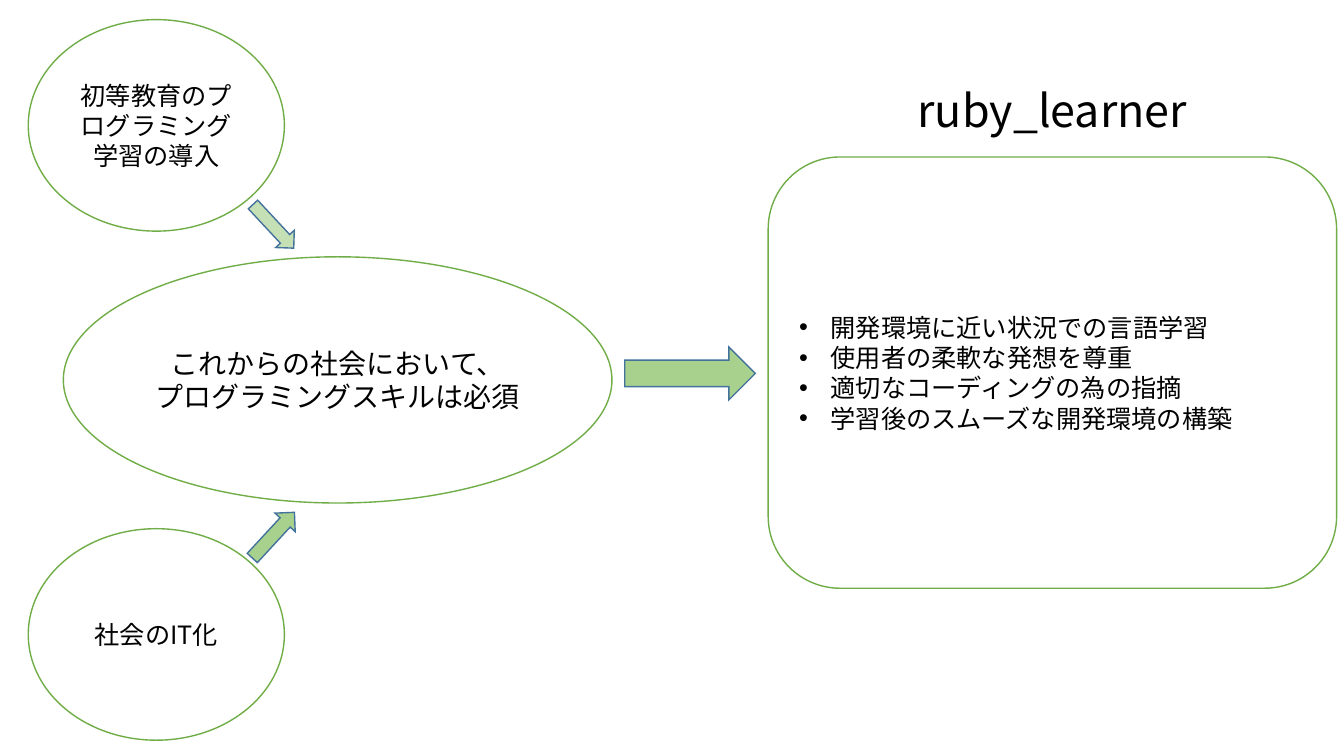
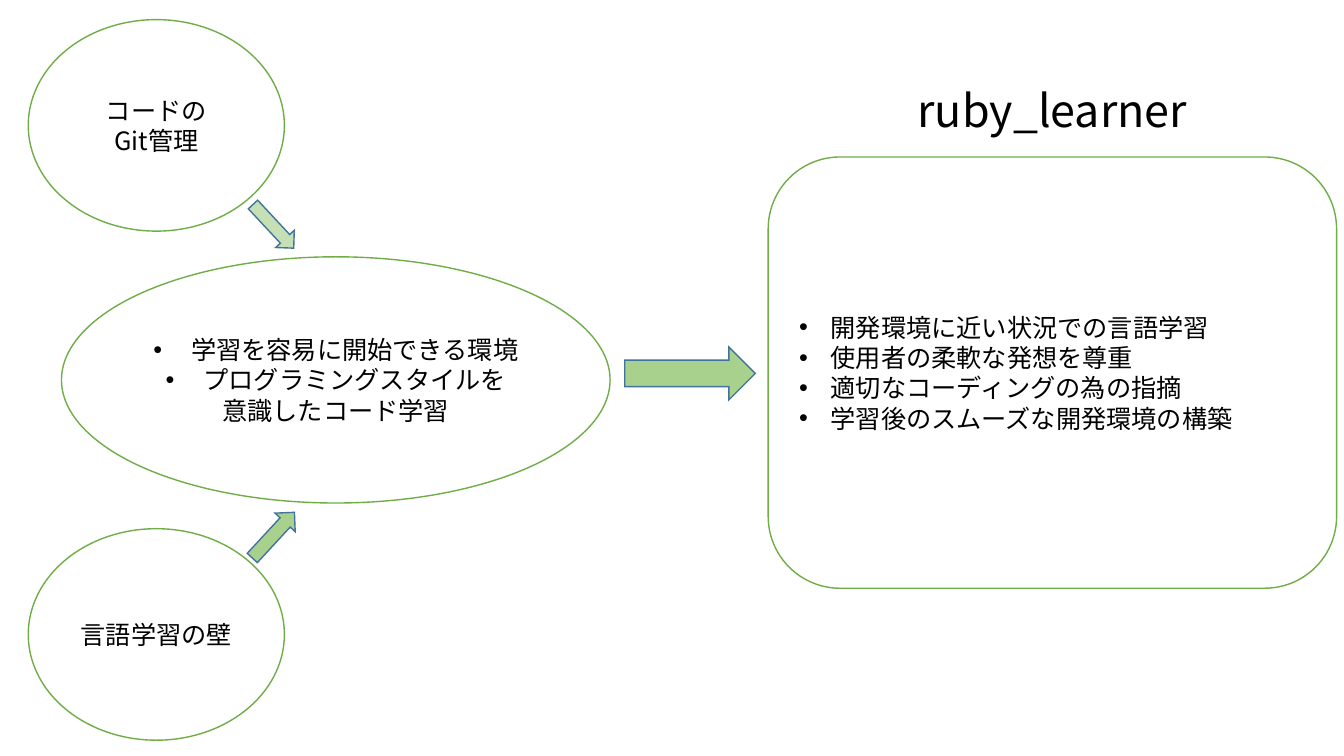
Before and after one commit to Takaki0403/ruby_learner, a slide deck: slide 2 of docs/thesis/mid_term.pptx. Drawn at 1344x756 pixels with LibreOffice and Linux fonts; fonts in the diff are those of the drawing. Boxes give left, top, right and bottom in pixels: in the first picture for what was removed or moved away, otherwise in the second. Text is boxed around its words. In the diff, an @@ line names an element or a change of style, - is before the commit and + after.

```diff
--- a/docs/thesis/mid_term.pptx
+++ b/docs/thesis/mid_term.pptx
@@ text in ellipse at box(106, 100, 207, 152): text changed @@
-初等教育のプログラミング学習の導入
+コードの
+Git管理
@@ text in ellipse at box(191, 337, 518, 422): text changed; size 20 to 18 pt @@
-これからの社会において、
-プログラミングスキルは必須
+• 学習を容易に開始できる環境
+• プログラミングスタイルを
+意識したコード学習
@@ text in ellipse at box(81, 623, 232, 646): text changed @@
-社会のIT化
+言語学習の壁
```
Also in this commit, not shown: 3 other slides changed, 1 slide added, 2 other files.
